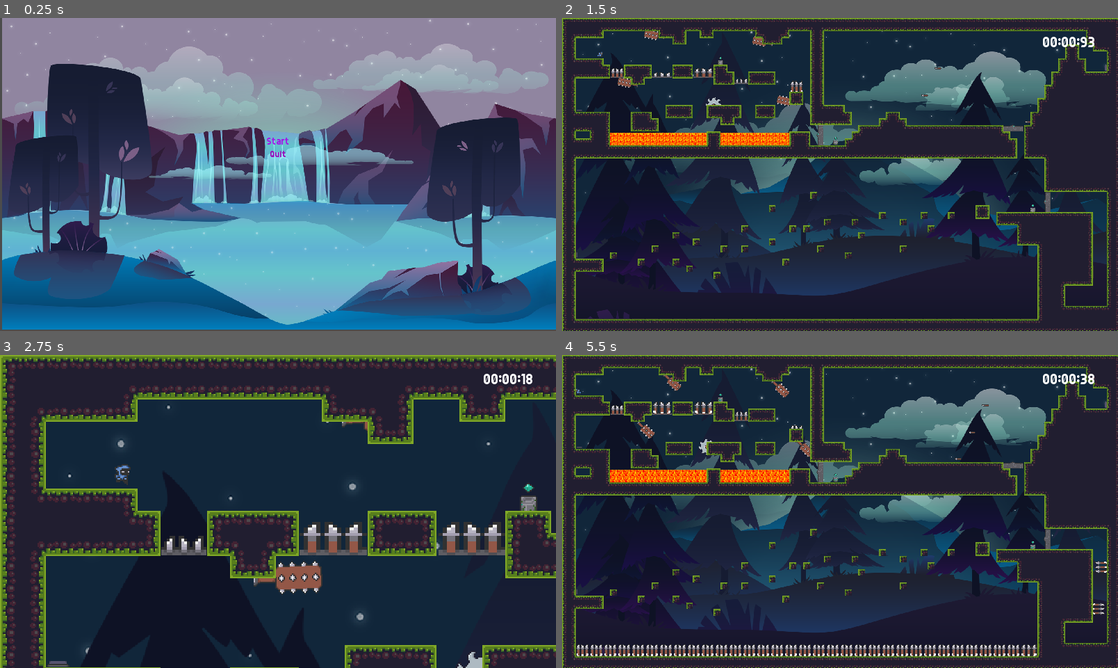
Above: before the commit, frames 1-4 (two rows, left to right).
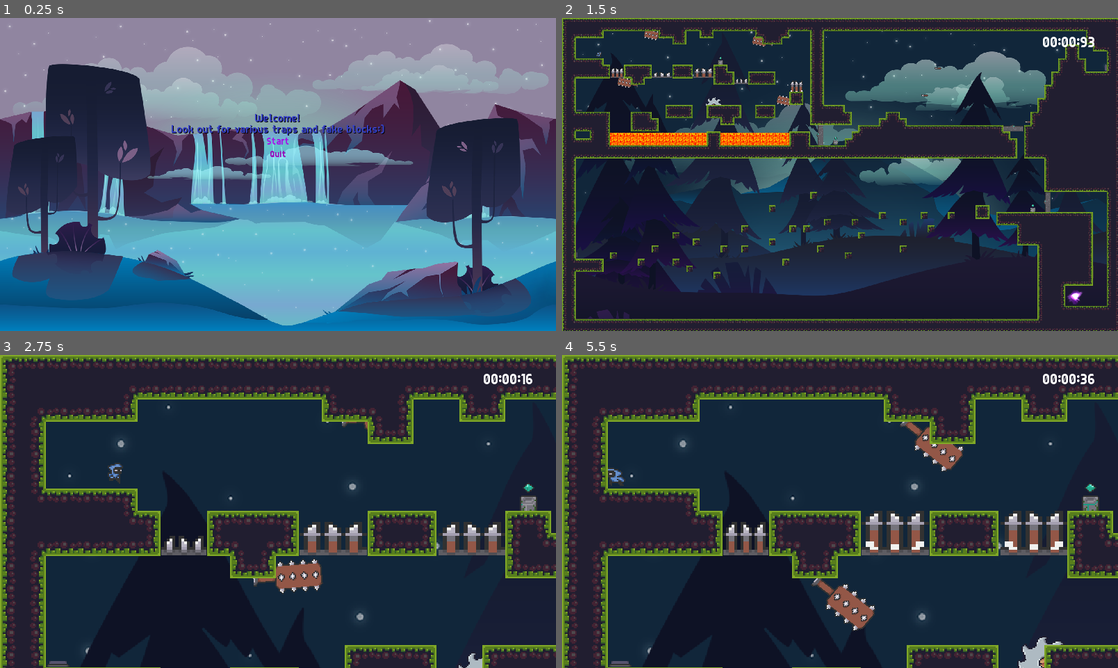
Above: after the commit, the same moments.

Repository: waltyy/Platformer-Game---2022
Game: Godot game, scene res://Menu.tscn
Same seed, same stepped clock (60 frames per second), same inputs: the game is played once before the commit and once after it. The project has no main scene, so this scene is started directly.
Inputs:
- Up to frame 1 (0.25 s): no input
- Up to frame 2 (1.5 s): click "Start" at 0.5 s; hold D (right) from 1.28 s (still down); tap Z (zoom) at 1.35 s
- Up to frame 3 (2.75 s): keep holding D (right); tap Space (jump) at 1.52, 2.27 s; tap Z (zoom) at 2.1 s
- Up to frame 4 (5.5 s): release D (right) at 2.78 s; hold A (left) 2.78-3.53 s; tap Z (zoom) every 0.75 s from 2.85 to 5.1 s; hold D (right) 3.53-5.03 s; tap Space (jump) at 3.77, 4.52, 5.27 s; hold A (left) from 5.03 s (still down)

The runs differ from the first frame. In frame 1, 6.0% of the frame differs, in the area x 0-100%, y 0-100%; in frame 2, less than 0.1%; in frame 3, 0.6%; in frame 4, 41%.

Commit message:
Game is Done!

Diff:
--- /dev/null
+++ b/End Screen.gd
@@ -0,0 +1,12 @@
+extends Control
+
+
+func _ready():
+	pass
+
+func _on_Restart_pressed():
+	get_tree().change_scene("res://Scenes/World.tscn")
+
+
+func _on_Quit_pressed():
+	get_tree().quit()
--- /dev/null
+++ b/End Screen.tscn
@@ -0,0 +1,53 @@
+[gd_scene load_steps=7 format=2]
+
+[ext_resource path="res://Background Images/daniel-leone-g30P1zcOzXo-unsplash.jpg" type="Texture" id=1]
+[ext_resource path="res://Font/game_sans_serif_7.ttf" type="DynamicFontData" id=2]
+[ext_resource path="res://End Screen.gd" type="Script" id=3]
+
+[sub_resource type="DynamicFont" id=1]
+size = 50
+font_data = ExtResource( 2 )
+
+[sub_resource type="DynamicFont" id=2]
+font_data = ExtResource( 2 )
+
+[sub_resource type="DynamicFont" id=3]
+font_data = ExtResource( 2 )
+
+[node name="End Screen" type="Control"]
+script = ExtResource( 3 )
+
+[node name="Sprite" type="Sprite" parent="."]
+position = Vector2( 640, 360 )
+scale = Vector2( 0.25974, 0.220588 )
+texture = ExtResource( 1 )
+
+[node name="Label" type="Label" parent="."]
+margin_left = 531.0
+margin_top = 342.0
+margin_right = 747.0
+margin_bottom = 393.0
+custom_fonts/font = SubResource( 1 )
+text = "You Win!"
+
+[node name="VBoxContainer" type="VBoxContainer" parent="."]
+margin_left = 591.0
+margin_top = 393.0
+margin_right = 668.0
+margin_bottom = 441.0
+
+[node name="Restart" type="Button" parent="VBoxContainer"]
+margin_right = 77.0
+margin_bottom = 22.0
+custom_fonts/font = SubResource( 2 )
+text = "Restart"
+
+[node name="Quit" type="Button" parent="VBoxContainer"]
+margin_top = 26.0
+margin_right = 77.0
+margin_bottom = 48.0
+custom_fonts/font = SubResource( 3 )
+text = "Quit"
+
+[connection signal="pressed" from="VBoxContainer/Restart" to="." method="_on_Restart_pressed"]
+[connection signal="pressed" from="VBoxContainer/Quit" to="." method="_on_Quit_pressed"]
--- a/Menu.tscn
+++ b/Menu.tscn
@@ -1,7 +1,13 @@
-[gd_scene load_steps=7 format=2]
+[gd_scene load_steps=9 format=2]
 
 [ext_resource path="res://Menu.gd" type="Script" id=1]
 [ext_resource path="res://Background Images/game_background_4.png" type="Texture" id=2]
+[ext_resource path="res://Font/game_sans_serif_7.ttf" type="DynamicFontData" id=3]
+
+[sub_resource type="DynamicFont" id=5]
+size = 21
+outline_color = Color( 0.721569, 0.141176, 0.141176, 1 )
+font_data = ExtResource( 3 )
 
 [sub_resource type="DynamicFontData" id=1]
 font_path = "res://Font/game_sans_serif_7.ttf"
@@ -23,9 +29,22 @@
 script = ExtResource( 1 )
 
 [node name="Sprite" type="Sprite" parent="."]
-position = Vector2( 642, 358.5 )
-scale = Vector2( 0.663889, 0.663889 )
+position = Vector2( 640, 360 )
+scale = Vector2( 0.666319, 0.666204 )
 texture = ExtResource( 2 )
+
+[node name="Label" type="Label" parent="."]
+margin_left = 391.0
+margin_top = 223.0
+margin_right = 889.0
+margin_bottom = 270.0
+custom_colors/font_color = Color( 0.215686, 0.258824, 0.784314, 1 )
+custom_colors/font_outline_modulate = Color( 0, 0, 0, 1 )
+custom_colors/font_color_shadow = Color( 0, 0, 0, 1 )
+custom_fonts/font = SubResource( 5 )
+text = "Welcome!
+Look out for various traps and fake blocks:)"
+align = 1
 
 [node name="VBoxContainer" type="VBoxContainer" parent="."]
 anchor_left = 0.5
--- /dev/null
+++ b/Scenes/Area2D.gd
@@ -0,0 +1,11 @@
+extends Area2D
+
+
+func _ready():
+	pass
+
+
+func _on_Area2D_body_entered(body):
+	if body.is_in_group("Player"):
+		print("player win")
+		get_tree().change_scene("res://End Screen.tscn")
--- /dev/null
+++ b/Scenes/Portal 2.tscn
@@ -0,0 +1,59 @@
+[gd_scene load_steps=6 format=2]
+
+[ext_resource path="res://Sprites/portal/convert.png" type="Texture" id=1]
+[ext_resource path="res://Scenes/Area2D.gd" type="Script" id=2]
+
+[sub_resource type="Animation" id=1]
+resource_name = "Portal 2"
+length = 3.0
+loop = true
+tracks/0/type = "value"
+tracks/0/path = NodePath("Sprite:frame")
+tracks/0/interp = 1
+tracks/0/loop_wrap = true
+tracks/0/imported = false
+tracks/0/enabled = true
+tracks/0/keys = {
+"times": PoolRealArray( 0, 0.1, 0.2, 0.3, 0.4, 0.5, 0.6, 0.7, 0.8, 0.9, 1, 1.1, 1.2, 1.3, 1.4, 1.5, 1.6, 1.7, 1.8, 1.9, 2, 2.1, 2.2, 2.3, 2.4, 2.5, 2.6, 2.7, 2.8, 2.9 ),
+"transitions": PoolRealArray( 1, 1, 1, 1, 1, 1, 1, 1, 1, 1, 1, 1, 1, 1, 1, 1, 1, 1, 1, 1, 1, 1, 1, 1, 1, 1, 1, 1, 1, 1 ),
+"update": 1,
+"values": [ 0, 1, 2, 3, 4, 5, 6, 7, 8, 9, 10, 11, 12, 13, 14, 15, 16, 17, 18, 19, 20, 21, 22, 23, 24, 25, 26, 27, 28, 29 ]
+}
+
+[sub_resource type="Animation" id=2]
+length = 0.001
+tracks/0/type = "value"
+tracks/0/path = NodePath("Sprite:frame")
+tracks/0/interp = 1
+tracks/0/loop_wrap = true
+tracks/0/imported = false
+tracks/0/enabled = true
+tracks/0/keys = {
+"times": PoolRealArray( 0 ),
+"transitions": PoolRealArray( 1 ),
+"update": 0,
+"values": [ 0 ]
+}
+
+[sub_resource type="CircleShape2D" id=3]
+radius = 19.4944
+
+[node name="Portal 2" type="Node2D" groups=["Win"]]
+
+[node name="Sprite" type="Sprite" parent="."]
+texture = ExtResource( 1 )
+hframes = 6
+vframes = 6
+
+[node name="AnimationPlayer" type="AnimationPlayer" parent="."]
+autoplay = "Portal 2"
+"anims/Portal 2" = SubResource( 1 )
+anims/RESET = SubResource( 2 )
+
+[node name="Area2D" type="Area2D" parent="."]
+script = ExtResource( 2 )
+
+[node name="CollisionShape2D" type="CollisionShape2D" parent="Area2D"]
+shape = SubResource( 3 )
+
+[connection signal="body_entered" from="Area2D" to="Area2D" method="_on_Area2D_body_entered"]
--- /dev/null
+++ b/Scenes/Portal.tscn
@@ -0,0 +1,20 @@
+[gd_scene load_steps=3 format=2]
+
+[ext_resource path="res://Sprites/portal/f9dbc32e6f32605.png" type="Texture" id=1]
+
+[sub_resource type="CapsuleShape2D" id=1]
+radius = 29.0
+height = 72.0
+
+[node name="Portal" type="Node2D"]
+
+[node name="Sprite" type="Sprite" parent="."]
+position = Vector2( 6, 1.81899e-12 )
+scale = Vector2( 0.371287, 0.371287 )
+texture = ExtResource( 1 )
+
+[node name="Area2D" type="Area2D" parent="."]
+
+[node name="CollisionShape2D" type="CollisionShape2D" parent="Area2D"]
+position = Vector2( 5, 3 )
+shape = SubResource( 1 )
--- a/Scenes/World.tscn
+++ b/Scenes/World.tscn
@@ -17,6 +17,7 @@
 [ext_resource path="res://Sprites/random/strange_door_closed_anim_strip_10.png" type="Texture" id=15]
 [ext_resource path="res://Sprites/random/strange_door_opening_anim_strip_14.png" type="Texture" id=16]
 [ext_resource path="res://Sprites/random/buttom.png" type="Texture" id=17]
+[ext_resource path="res://Scenes/Portal 2.tscn" type="PackedScene" id=18]
 
 [sub_resource type="RectangleShape2D" id=1]
 extents = Vector2( 510.5, 10 )
@@ -1124,8 +1125,15 @@
 scale = Vector2( 0.672142, 0.695127 )
 texture = ExtResource( 10 )
 
+[node name="Portal 2" parent="." instance=ExtResource( 18 )]
+position = Vector2( 1191.71, 663.393 )
+scale = Vector2( 0.465456, 0.465456 )
+
+[node name="CollisionShape2D" parent="Portal 2/Area2D" index="0"]
+position = Vector2( -0.000244141, 2.23389 )
+
 [node name="Player" parent="." groups=["Player"] instance=ExtResource( 1 )]
-position = Vector2( 69.5667, 79.0249 )
+position = Vector2( 66.5419, 79.0249 )
 
 [node name="StaticBody2D" type="StaticBody2D" parent="."]
 
@@ -1655,6 +1663,7 @@
 format = 1
 tile_data = PoolIntArray( 0, 0, 0, 1, 0, 1, 2, 0, 131076, 3, 0, 1, 4, 0, 1, 5, 0, 1, 6, 0, 131076, 7, 0, 1, 8, 0, 13107 …(21646 unchanged characters)…
 
+[editable path="Portal 2"]
 [editable path="Spinning Blade"]
 [editable path="Spike Taps/Area2D"]
 [editable path="Spike Taps/Area2D2"]
Binary file added: Background Images/daniel-leone-g30P1zcOzXo-unsplash.jpg
Not shown, added: Background Images/daniel-leone-g30P1zcOzXo-unsplash.jpg.import
Binary file added: Background Images/istockphoto-618465922-170667a.jpg
Not shown, added: Background Images/istockphoto-618465922-170667a.jpg.import
Not shown: 1 places in Scenes/World.tscn that only renumber resources
Binary file added: Sprites/portal/Portal GIF.gif
Binary file added: Sprites/portal/convert.png
Not shown, added: Sprites/portal/convert.png.import
Binary file added: Sprites/portal/f9dbc32e6f32605.png
Not shown, added: Sprites/portal/f9dbc32e6f32605.png.import
Not shown, added: Background Images/Thumbs.db
